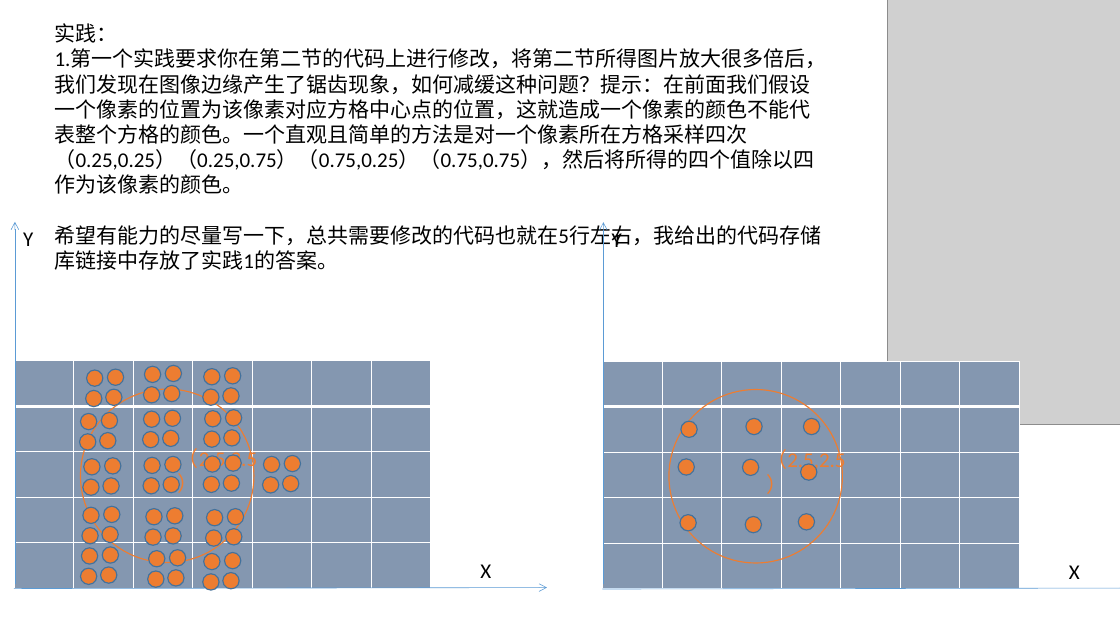
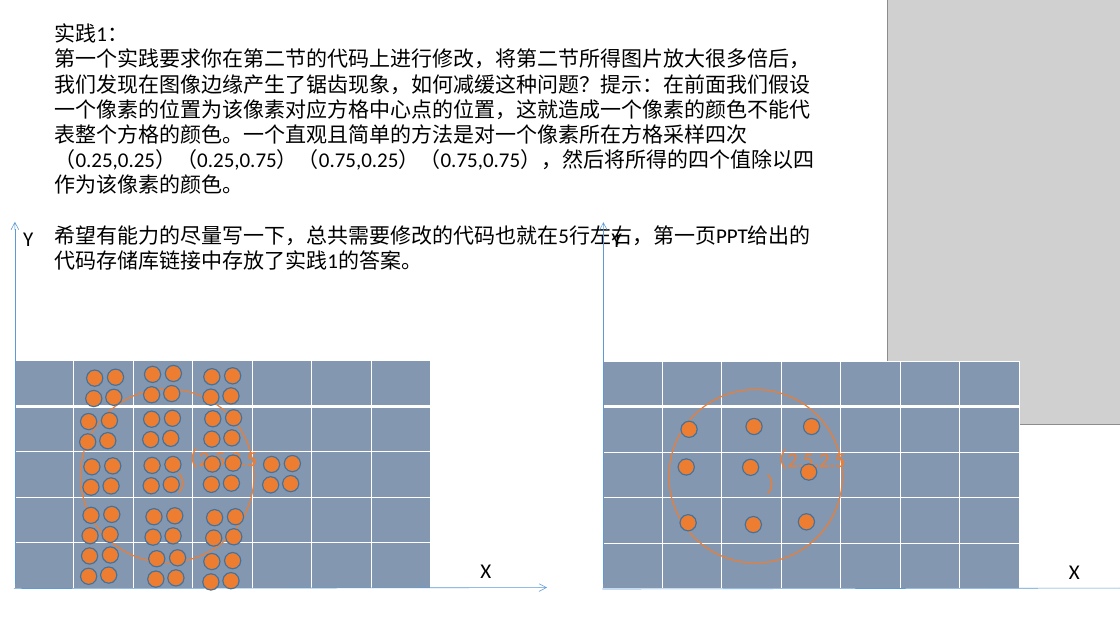
Before and after one commit to lvcheng1229/Rasterization, a slide deck: slide 22 of Rasterrization.pptx. Drawn at 1120x630 pixels with LibreOffice and Linux fonts; fonts in the diff are those of the drawing; grey boxes stand for pictures. Boxes give left, top, right and bottom in pixels: in the first picture for what was removed or moved away, otherwise in the second. Text is boxed around its words. In the diff, an @@ line names an element or a change of style, - is before the commit and + after.

```diff
--- a/Rasterrization.pptx
+++ b/Rasterrization.pptx
@@ text at bbox=[55, 23, 815, 270]: text changed @@
-实践：
-1.第一个实践要求你在第二节的代码上进行修改，将第二节所得图片放大很多倍后，我们发现在图像边缘产生了锯齿现象，如何减缓这种问题？提示：在前面我们假设一个像素的位置为该像素对应方格中心点的位置，这就造成一个像素的颜色不能代表整个方格的颜色。一个直观且简单的方法是对一个像素所在方格采样四次（0.25,0.25）（0.25,0.75）（0.75,0.25）（0.75,0.75），然后将所得的四个值除以四作为该像素的颜色。
-希望有能力的尽量写一下，总共需要修改的代码也就在5行左右，我给出的代码存储库链接中存放了实践1的答案。
+实践1：
+第一个实践要求你在第二节的代码上进行修改，将第二节所得图片放大很多倍后，我们发现在图像边缘产生了锯齿现象，如何减缓这种问题？提示：在前面我们假设一个像素的位置为该像素对应方格中心点的位置，这就造成一个像素的颜色不能代表整个方格的颜色。一个直观且简单的方法是对一个像素所在方格采样四次（0.25,0.25）（0.25,0.75）（0.75,0.25）（0.75,0.75），然后将所得的四个值除以四作为该像素的颜色。
+希望有能力的尽量写一下，总共需要修改的代码也就在5行左右，第一页PPT给出的代码存储库链接中存放了实践1的答案。
```
Also in this commit, not shown: 1 other slide changed.
